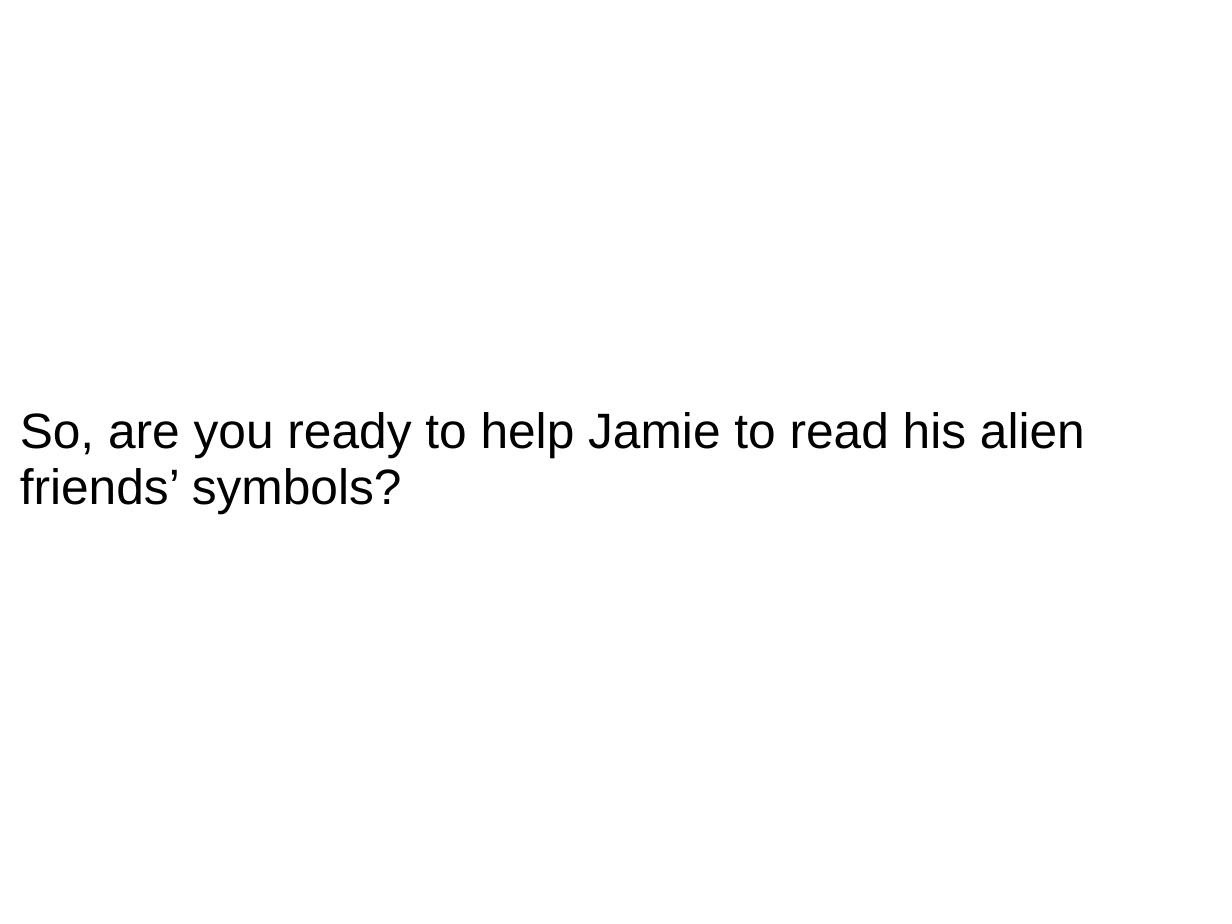
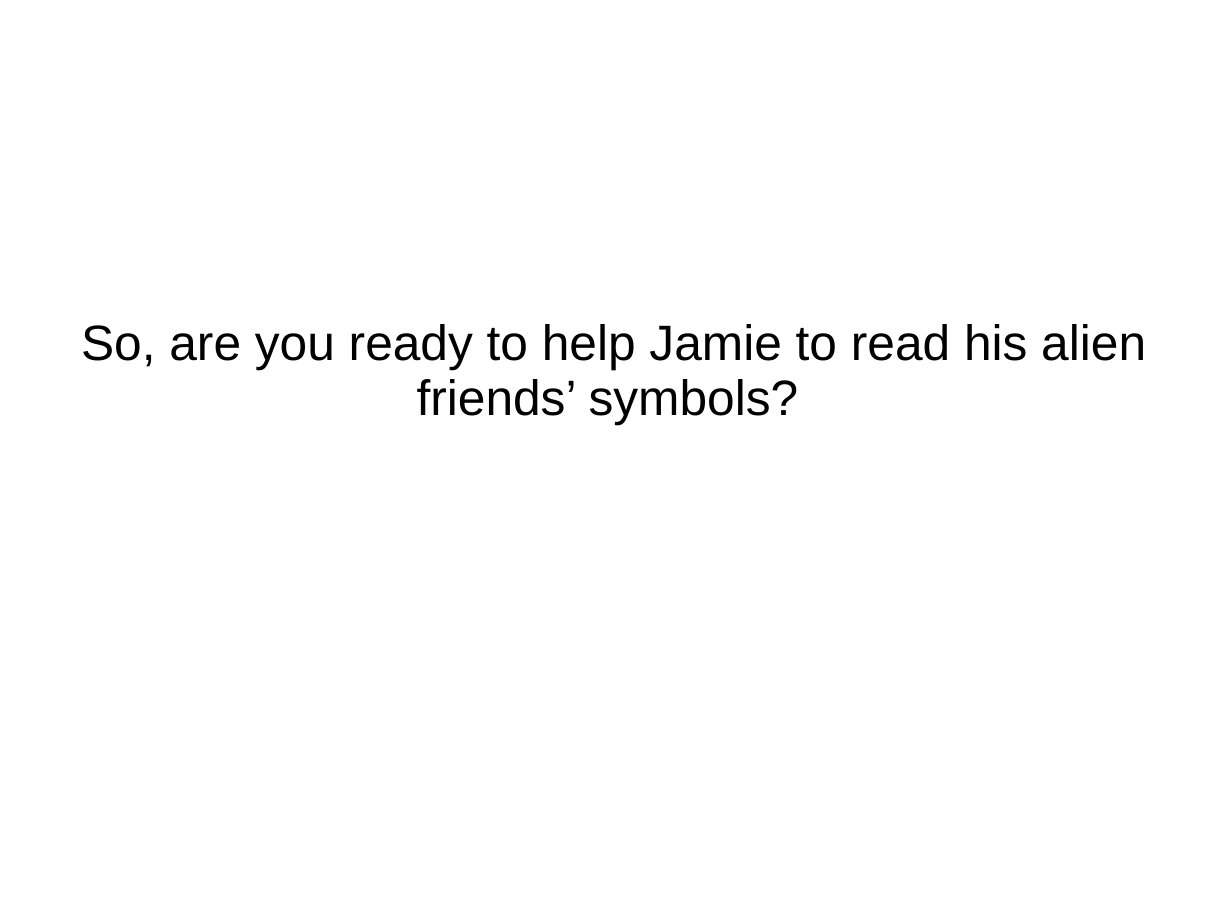
Before and after one commit to denispelli/CriticalSpacing, a slide deck: slide 9 of CoverStory.ppt. Drawn at 1232x924 pixels with LibreOffice and Linux fonts; fonts in the diff are those of the drawing. Boxes give left, top, right and bottom in pixels: in the first picture for what was removed or moved away, otherwise in the second. Text is boxed around its words. In the diff, an @@ line names an element or a change of style, - is before the commit and + after.

```diff
--- a/CoverStory.ppt
+++ b/CoverStory.ppt
@@ subtitle "So, are you ready to ...": place and size @@
-subtitle "So, are you ready to ..." at [20, 412, 1085, 513]
+subtitle "So, are you ready to ..." at [81, 324, 1146, 425]
@@ subtitle "So, are you ready to ..." at [81, 324, 1146, 425]: alignment left to centre @@
```
Also in this commit, not shown: 8 other slides changed, 2 other files.
